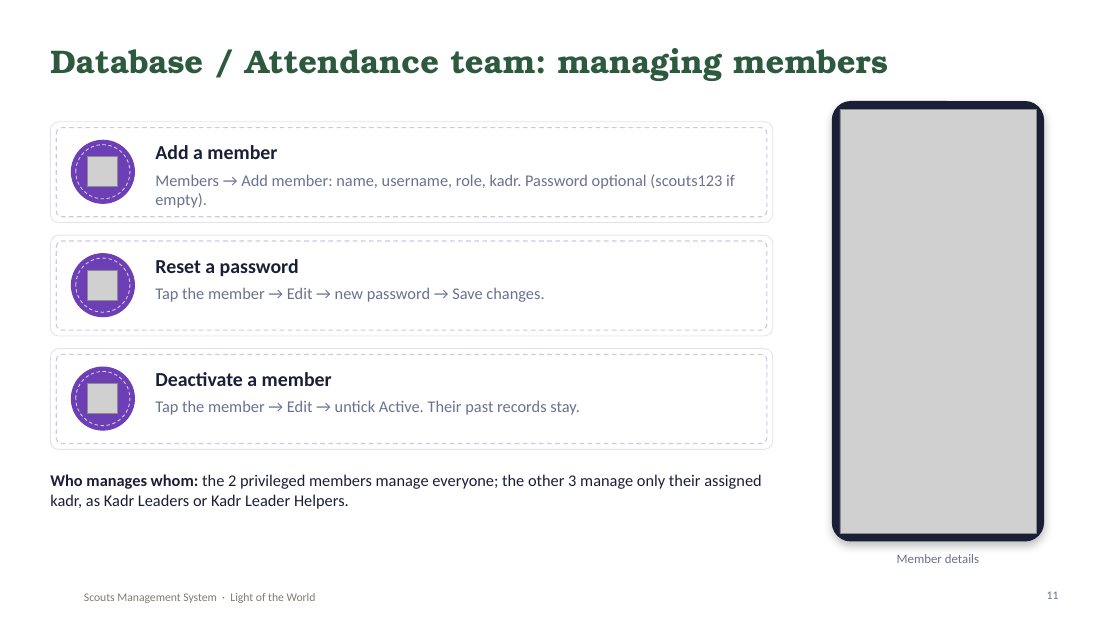
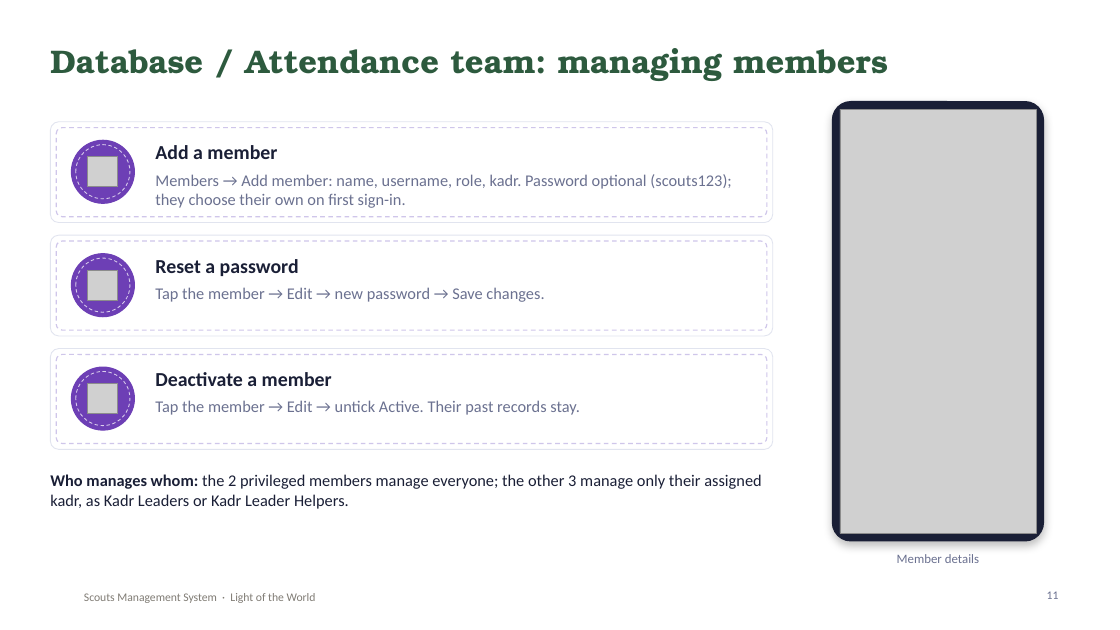
Before and after one commit to SamuelAtef123/Scouts-Management-System-Web-App, a slide deck: slide 11 of docs/Scouts-Project-Presentation.pptx. Drawn at 1120x630 pixels with LibreOffice and Linux fonts; fonts in the diff are those of the drawing; grey boxes stand for pictures; background and template pictures are left out. Boxes give left, top, right and bottom in pixels: in the first picture for what was removed or moved away, otherwise in the second. Text is boxed around its words. In the diff, an @@ line names an element or a change of style, - is before the commit and + after.

Commit message:
Make people choose their own password on first sign-in
When a Database member creates an account (with the default scouts123 or a
typed password) or resets someone's password, that person must choose their
own password the next time they sign in, in the same first sign-in window
that asks for the mobile and email. The given password cannot be kept, and
other devices are signed out. README, report (with a new screenshot) and
presentation updated.

```diff
--- a/docs/Scouts-Project-Presentation.pptx
+++ b/docs/Scouts-Project-Presentation.pptx
@@ text at <box>155,174,731,208</box>: text changed @@
-Members → Add member: name, username, role, kadr. Password optional (scouts123 if empty).
+Members → Add member: name, username, role, kadr. Password optional (scouts123); they choose their own on first sign-in.
```
Also in this commit, not shown: 1 other slide changed, 11 other files.
